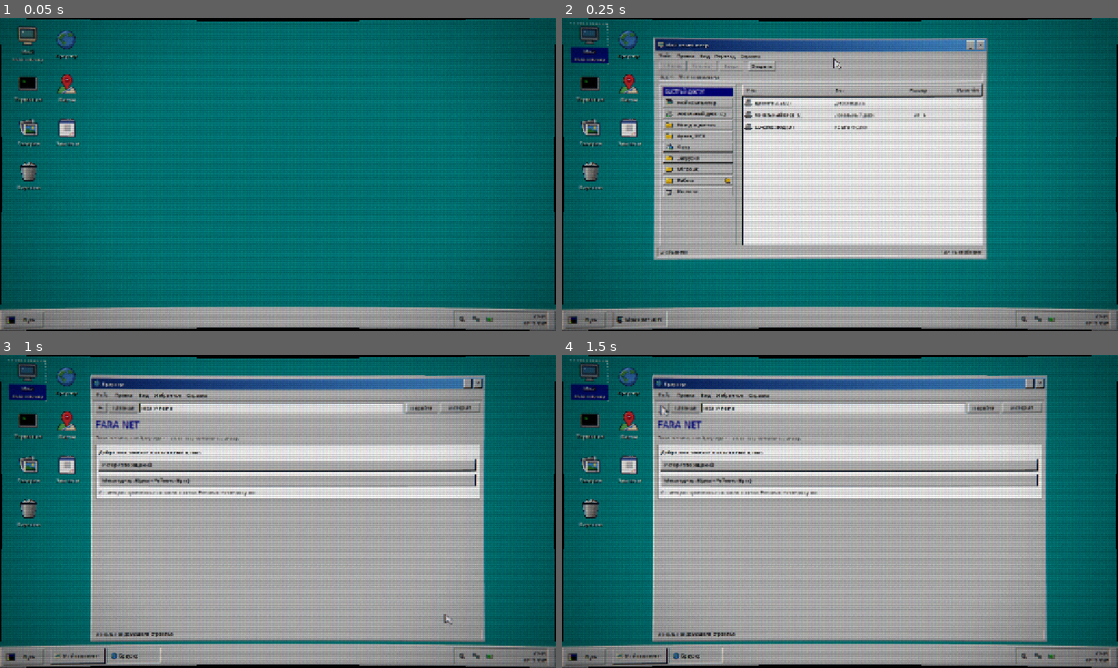
Above: before the commit, frames 1-4 (two rows, left to right).
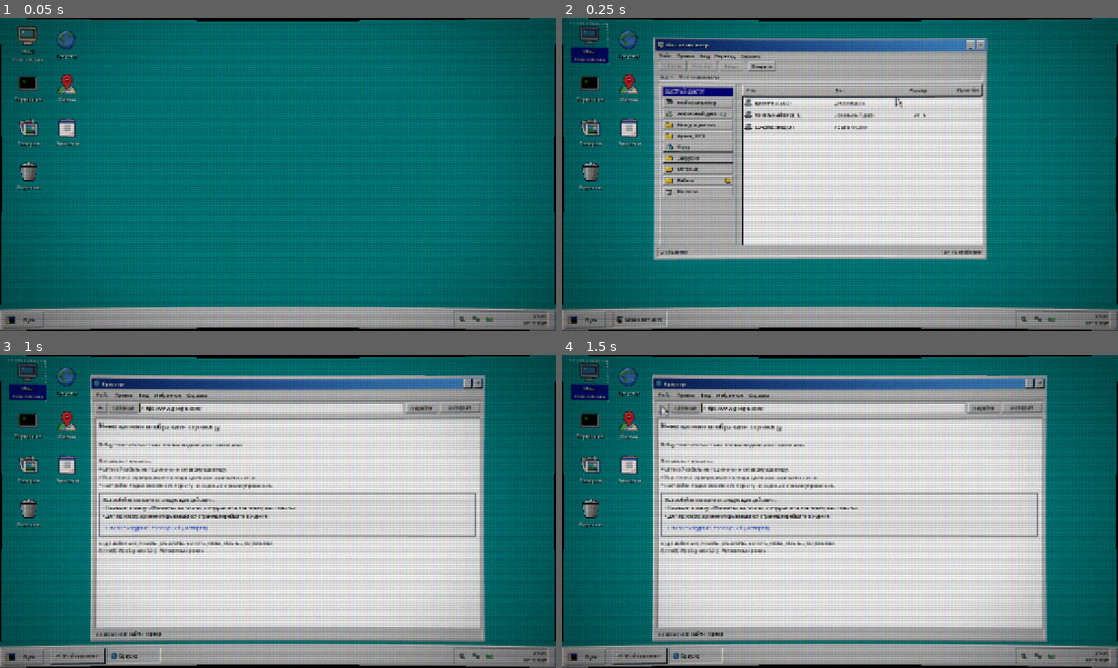
Above: after the commit, the same moments.

Repository: nikkey31/root_access
Game: Godot game, scene res://tools/test_interactions.tscn
Two runs of this game, one before a commit and one after it. Both use one fixed random seed, a clock stepped at 60 frames per second and the inputs below. This scene is started directly instead of the project's main scene.
Inputs:
- Up to frame 1 (0.05 s): no input
- Up to frame 2 (0.25 s): no input
- Up to frame 3 (1 s): click "_" at 0.5 s
- Up to frame 4 (1.5 s): click "←" at 1.25 s

Frame 1 is identical in both runs. In frame 2, less than 0.1% of the frame differs, in the area x 48-62%, y 12-29%; in frame 3, 39%; in frame 4, 39%, in the area x 17-87%, y 16-90%.
Error before the commit: Cannot call method 'get_child' on a null value. (res://tools/test_interactions.gd:156)
Error after the commit: Invalid call. Nonexistent function 'get_children' in base 'Nil'. (res://tools/test_interactions.gd:156)

Commit message:
fix(ui,input): fix mouse drag freeze, enable two-finger/wheel scrolling in Notes, hide пароли.txt in middle, and polish browser with offline error page

Diff:
--- a/data/files.json
+++ b/data/files.json
@@ -27,12 +27,12 @@
     "/C:/Мои документы": {
       "type": "dir",
       "children": [
-        "пароли.txt",
         "список_дел.txt",
         "дела_на_неделю.txt",
         "покупки.txt",
         "контакты.txt",
         "гараж_инвентарь.txt",
+        "пароли.txt",
         "долги.txt",
         "рецепт_плова.txt",
         "черновик_объявления.txt",
@@ -224,12 +224,12 @@
     ]
   },
   "browser_history": [
-    {"title": "Мессенджер (Web): Юджин Рейвенс (Брат)", "time": "02.10 01:48", "kind": "messenger"},
     {"title": "как безвозвратно стереть жёсткий диск", "time": "02.10 01:20"},
     {"title": "прогноз погоды ночью дождь", "time": "01.10 23:05"},
     {"title": "купить хлороформ дешево оптом", "time": "01.10 22:40", "thought_key": "history_chloroform"},
     {"title": "как приготовить плов в казане", "time": "01.10 19:30"},
     {"title": "сколько стоит замена ремня ГРМ", "time": "01.10 18:12"},
+    {"title": "веб-мессенджер: диалог с Юджином Рейвенсом", "time": "01.10 17:45", "kind": "messenger"},
     {"title": "аренда ячейки в банке условия", "time": "30.09 19:12"},
     {"title": "как зашифровать файл паролем", "time": "30.09 12:30"},
     {"title": "кот чихает видео", "time": "30.09 09:40"},
--- a/scripts/apps/browser.gd
+++ b/scripts/apps/browser.gd
@@ -96,37 +96,66 @@
 func show_home() -> void:
 	_clear_content()
 	current_view = "home"
-	address.text = "local://home"
-	_set_status("Локальная домашняя страница")
+	address.text = "http://www.google.com/"
+	_set_status("Невозможно найти сервер")
 
 	var page := VBoxContainer.new()
-	page.add_theme_constant_override("separation", 8)
+	page.add_theme_constant_override("separation", 10)
 	content.add_child(page)
 
-	var title := _make_heading("FARA NET", 22, C_NAVY)
-	page.add_child(title)
-	var subtitle := _make_label("Локальный архив браузера · только сохранённые страницы", 11, C_DARK_GRAY)
-	page.add_child(subtitle)
-
 	var panel := _make_white_panel()
+	panel.size_flags_vertical = Control.SIZE_EXPAND_FILL
 	page.add_child(panel)
+
 	var inner := VBoxContainer.new()
-	inner.add_theme_constant_override("separation", 8)
+	inner.add_theme_constant_override("separation", 10)
 	panel.add_child(inner)
 
-	var welcome := _make_label("Добро пожаловать в локальный архив.", 12, Color.BLACK)
-	inner.add_child(welcome)
-	var history_btn := _make_action_button("История посещений")
-	history_btn.pressed.connect(show_history)
-	inner.add_child(history_btn)
-	var messenger_btn := _make_action_button("Мессенджер: Юджин Рейвенс (Брат)")
-	messenger_btn.tooltip_text = "Открыть сохранённую сессию веб-мессенджера"
-	messenger_btn.pressed.connect(open_messenger)
-	inner.add_child(messenger_btn)
-
-	var note := _make_label("Страницы открываются из локального кэша. Внешняя сеть недоступна.", 10, C_DARK_GRAY)
-	note.autowrap_mode = TextServer.AUTOWRAP_WORD_SMART
-	inner.add_child(note)
+	var title := _make_heading("Невозможно отобразить страницу", 16, Color(0.1, 0.1, 0.1))
+	inner.add_child(title)
+
+	var sep := HSeparator.new()
+	inner.add_child(sep)
+
+	var desc := _make_label("Веб-узел не отвечает или сетевое подключение отключено.\n\nВозможные причины:\n• Сетевой кабель не подключен к сетевому адаптеру.\n• Удалённый сервер временно недоступен или отключен от сети.\n• Настройки подключения к Интернету не заданы в панели управления.", 11, Color(0.2, 0.2, 0.2))
+	desc.autowrap_mode = TextServer.AUTOWRAP_WORD_SMART
+	inner.add_child(desc)
+
+	var hint_box := PanelContainer.new()
+	var hint_style := StyleBoxFlat.new()
+	hint_style.bg_color = Color(0.96, 0.96, 0.96)
+	hint_style.border_width_left = 1
+	hint_style.border_width_top = 1
+	hint_style.border_width_right = 1
+	hint_style.border_width_bottom = 1
+	hint_style.border_color = C_GRAY
+	hint_style.content_margin_left = 8
+	hint_style.content_margin_top = 8
+	hint_style.content_margin_right = 8
+	hint_style.content_margin_bottom = 8
+	hint_box.add_theme_stylebox_override("panel", hint_style)
+	inner.add_child(hint_box)
+
+	var hint_vbox := VBoxContainer.new()
+	hint_vbox.add_theme_constant_override("separation", 6)
+	hint_box.add_child(hint_vbox)
+
+	var hint_text := _make_label("Попробуйте выполнить следующие действия:\n• Нажмите кнопку «Обновить» на панели инструментов для повторной попытки.\n• Для просмотра ранее открывавшихся страниц перейдите в журнал:", 11, Color.BLACK)
+	hint_text.autowrap_mode = TextServer.AUTOWRAP_WORD_SMART
+	hint_vbox.add_child(hint_text)
+
+	var history_link := Button.new()
+	history_link.flat = true
+	history_link.text = "Открыть журнал посещений (История)"
+	history_link.alignment = HORIZONTAL_ALIGNMENT_LEFT
+	history_link.mouse_default_cursor_shape = Control.CURSOR_POINTING_HAND
+	history_link.add_theme_color_override("font_color", Color(0.0, 0.2, 0.85))
+	history_link.add_theme_color_override("font_hover_color", Color(0.85, 0.0, 0.0))
+	history_link.pressed.connect(show_history)
+	hint_vbox.add_child(history_link)
+
+	var tech_info := _make_label("Код ошибки: ERR_INTERNET_DISCONNECTED / DNS_PROBE_FINISHED_NO_INTERNET\nRetroOS Web Explorer 5.0  |  Автономный режим", 10, C_DARK_GRAY)
+	inner.add_child(tech_info)
 
 func show_history() -> void:
 	_clear_content()
@@ -151,6 +180,23 @@
 	scroll.size_flags_horizontal = Control.SIZE_EXPAND_FILL
 	scroll.size_flags_vertical = Control.SIZE_EXPAND_FILL
 	scroll.horizontal_scroll_mode = ScrollContainer.SCROLL_MODE_DISABLED
+	scroll.gui_input.connect(func(event: InputEvent) -> void:
+		var v_bar := scroll.get_v_scroll_bar()
+		if not v_bar:
+			return
+		if event is InputEventPanGesture:
+			v_bar.value += event.delta.y * 30.0
+			accept_event()
+		elif event is InputEventMouseButton:
+			var mb := event as InputEventMouseButton
+			if mb.is_pressed():
+				if mb.button_index == MOUSE_BUTTON_WHEEL_UP:
+					v_bar.value -= v_bar.step * 3.0
+					accept_event()
+				elif mb.button_index == MOUSE_BUTTON_WHEEL_DOWN:
+					v_bar.value += v_bar.step * 3.0
+					accept_event()
+	)
 	page.add_child(scroll)
 
 	history_rows = VBoxContainer.new()
@@ -187,42 +233,46 @@
 		return
 	var title := str(entry.get("title", "Без названия"))
 	var time := str(entry.get("time", ""))
-	var is_messenger := title.to_lower().contains("мессенджер") or title.to_lower().contains("юджин")
 
 	var row := Button.new()
 	row.flat = true
-	row.text = "%s    %s%s" % [time, title, "    [открыть чат]" if is_messenger else ""]
+	row.text = "%s    %s" % [time, title]
 	row.alignment = HORIZONTAL_ALIGNMENT_LEFT
 	row.clip_text = true
 	row.focus_mode = Control.FOCUS_NONE
 	row.mouse_default_cursor_shape = Control.CURSOR_POINTING_HAND
-	row.custom_minimum_size = Vector2(0, 30)
+	row.custom_minimum_size = Vector2(0, 26)
 	row.add_theme_font_size_override("font_size", 11)
-	row.tooltip_text = "Открыть сохранённую страницу" if not is_messenger else "Открыть чат с Юджином"
-
+	row.tooltip_text = title
+
+	# Единый стиль классических синих гиперссылок для всех записей
 	var normal := StyleBoxFlat.new()
-	normal.bg_color = Color(0.86, 0.92, 1.0, 1.0) if is_messenger else Color(1, 1, 1, 0)
+	normal.bg_color = Color(1, 1, 1, 0)
 	normal.content_margin_left = 6.0
-	normal.content_margin_top = 3.0
+	normal.content_margin_top = 2.0
 	normal.content_margin_right = 6.0
-	normal.content_margin_bottom = 3.0
-	normal.border_width_left = 3 if is_messenger else 0
-	normal.border_color = C_NAVY
+	normal.content_margin_bottom = 2.0
 	row.add_theme_stylebox_override("normal", normal)
 
 	var hover := StyleBoxFlat.new()
-	hover.bg_color = C_NAVY
+	hover.bg_color = Color(0.9, 0.94, 1.0, 0.7)
 	hover.content_margin_left = 6.0
-	hover.content_margin_top = 3.0
+	hover.content_margin_top = 2.0
 	hover.content_margin_right = 6.0
-	hover.content_margin_bottom = 3.0
+	hover.content_margin_bottom = 2.0
 	row.add_theme_stylebox_override("hover", hover)
-	var pressed := hover.duplicate() as StyleBoxFlat
-	pressed.bg_color = C_DARK_NAVY
+
+	var pressed := StyleBoxFlat.new()
+	pressed.bg_color = Color(0.82, 0.88, 0.98, 1.0)
+	pressed.content_margin_left = 6.0
+	pressed.content_margin_top = 2.0
+	pressed.content_margin_right = 6.0
+	pressed.content_margin_bottom = 2.0
 	row.add_theme_stylebox_override("pressed", pressed)
-	row.add_theme_color_override("font_color", C_NAVY if is_messenger else Color.BLACK)
-	row.add_theme_color_override("font_hover_color", C_WHITE)
-	row.add_theme_color_override("font_pressed_color", C_WHITE)
+
+	row.add_theme_color_override("font_color", Color(0.0, 0.2, 0.85))
+	row.add_theme_color_override("font_hover_color", Color(0.85, 0.0, 0.0))
+	row.add_theme_color_override("font_pressed_color", Color(0.5, 0.0, 0.5))
 	row.pressed.connect(_on_history_row_pressed.bind(index))
 	history_rows.add_child(row)
 
@@ -231,7 +281,7 @@
 		return
 	var entry: Dictionary = history[index]
 	var title := str(entry.get("title", ""))
-	if title.to_lower().contains("мессенджер") or title.to_lower().contains("юджин"):
+	if entry.get("kind", "") == "messenger" or title.to_lower().contains("мессенджер") or title.to_lower().contains("юджин") or title.to_lower().contains("eugene"):
 		open_messenger()
 	else:
 		_show_page_stub(entry)
@@ -311,6 +361,23 @@
 	chat_scroll.size_flags_horizontal = Control.SIZE_EXPAND_FILL
 	chat_scroll.size_flags_vertical = Control.SIZE_EXPAND_FILL
 	chat_scroll.horizontal_scroll_mode = ScrollContainer.SCROLL_MODE_DISABLED
+	chat_scroll.gui_input.connect(func(event: InputEvent) -> void:
+		var v_bar := chat_scroll.get_v_scroll_bar()
+		if not v_bar:
+			return
+		if event is InputEventPanGesture:
+			v_bar.value += event.delta.y * 30.0
+			accept_event()
+		elif event is InputEventMouseButton:
+			var mb := event as InputEventMouseButton
+			if mb.is_pressed():
+				if mb.button_index == MOUSE_BUTTON_WHEEL_UP:
+					v_bar.value -= v_bar.step * 3.0
+					accept_event()
+				elif mb.button_index == MOUSE_BUTTON_WHEEL_DOWN:
+					v_bar.value += v_bar.step * 3.0
+					accept_event()
+	)
 	page.add_child(chat_scroll)
 
 	message_rows = VBoxContainer.new()
--- a/scripts/apps/notes.gd
+++ b/scripts/apps/notes.gd
@@ -17,12 +17,12 @@
 const ICON_FILE := preload("res://assets/icons/file_text.png")
 
 const DEFAULT_NOTES: Array[String] = [
-	"пароли.txt",
 	"список_дел.txt",
 	"дела_на_неделю.txt",
 	"покупки.txt",
 	"контакты.txt",
 	"гараж_инвентарь.txt",
+	"пароли.txt",
 	"долги.txt",
 	"рецепт_плова.txt",
 	"черновик_объявления.txt",
@@ -35,6 +35,8 @@
 func _ready() -> void:
 	_populate_notes_list()
 	notes_list.item_selected.connect(_on_note_selected)
+	notes_list.gui_input.connect(_on_notes_list_gui_input)
+	text_display.gui_input.connect(_on_text_display_gui_input)
 
 	if notes_list.item_count > 0:
 		notes_list.select(0)
@@ -42,6 +44,40 @@
 
 	if GameState:
 		GameState.is_notes_opened = true
+
+func _on_notes_list_gui_input(event: InputEvent) -> void:
+	var scroll := notes_list.get_v_scroll_bar()
+	if not scroll:
+		return
+	if event is InputEventPanGesture:
+		scroll.value += event.delta.y * 30.0
+		accept_event()
+	elif event is InputEventMouseButton:
+		var mb := event as InputEventMouseButton
+		if mb.is_pressed():
+			if mb.button_index == MOUSE_BUTTON_WHEEL_UP:
+				scroll.value -= scroll.step * 3.0
+				accept_event()
+			elif mb.button_index == MOUSE_BUTTON_WHEEL_DOWN:
+				scroll.value += scroll.step * 3.0
+				accept_event()
+
+func _on_text_display_gui_input(event: InputEvent) -> void:
+	var scroll := text_display.get_v_scroll_bar()
+	if not scroll:
+		return
+	if event is InputEventPanGesture:
+		scroll.value += event.delta.y * 30.0
+		accept_event()
+	elif event is InputEventMouseButton:
+		var mb := event as InputEventMouseButton
+		if mb.is_pressed():
+			if mb.button_index == MOUSE_BUTTON_WHEEL_UP:
+				scroll.value -= scroll.step * 3.0
+				accept_event()
+			elif mb.button_index == MOUSE_BUTTON_WHEEL_DOWN:
+				scroll.value += scroll.step * 3.0
+				accept_event()
 
 func _populate_notes_list() -> void:
 	notes_list.clear()
--- a/scripts/desktop/desktop.gd
+++ b/scripts/desktop/desktop.gd
@@ -650,7 +650,7 @@
 		return
 	crt_layer.visible = crt_enabled
 	crt_cursor.visible = false
-	input_catcher.mouse_filter = Control.MOUSE_FILTER_STOP if crt_enabled else Control.MOUSE_FILTER_IGNORE
+	input_catcher.mouse_filter = Control.MOUSE_FILTER_IGNORE
 	if not crt_enabled:
 		_set_os_cursor_hidden(false)
 		return
@@ -782,10 +782,18 @@
 		return
 
 	if event is InputEventMouse:
-		if crt_enabled and not _forwarding_input:
-			# Сырые экранные координаты обрабатывает InputCatcher.
-			return
-		if not crt_enabled:
+		var mouse_event := event as InputEventMouse
+		var screen_point := mouse_event.position
+		if crt_enabled:
+			var mapped := crt_screen_to_ui(screen_point)
+			if event is InputEventMouseMotion:
+				var motion := event as InputEventMouseMotion
+				var previous := crt_screen_to_ui(screen_point - motion.relative)
+				motion.relative = mapped - previous
+			mouse_event.position = mapped
+			mouse_event.global_position = mapped
+			_update_crt_cursor(mapped, screen_point)
+		else:
 			crt_cursor.visible = false
 
 	if not (event is InputEventMouseButton):
--- a/tools/test_interactions.gd
+++ b/tools/test_interactions.gd
@@ -65,7 +65,7 @@
 	_check(moved.x > 60.0 and moved.y > 30.0, "Окно перетаскивается за заголовок (сдвиг %s)" % moved)
 
 	# 3. Сворачивание и восстановление с панели задач.
-	var minimize_point := window.global_position + Vector2(window.size.x - 45, 13)
+	var minimize_point := window.btn_minimize.global_position + window.btn_minimize.size * 0.5
 	await _click(minimize_point)
 	await get_tree().process_frame
 	_check(not window.visible, "Кнопка «Свернуть» скрывает окно")
@@ -77,7 +77,7 @@
 		_check(window.visible and window.is_active, "Клик по панели задач восстанавливает окно")
 
 	# 4. Закрытие крестиком.
-	var close_point := window.global_position + Vector2(window.size.x - 14, 13)
+	var close_point := window.btn_close.global_position + window.btn_close.size * 0.5
 	await _click(close_point)
 	await get_tree().process_frame
 	_check(desktop._windows.is_empty(), "Крестик закрывает окно")
@@ -149,15 +149,20 @@
 	desktop.open_app("browser")
 	await get_tree().process_frame
 	var browser_window := desktop._find_window("browser")
-	var browser := browser_window.content_container.get_child(0) as BrowserApp
+	var browser = browser_window.content_container.get_child(0)
 	await _click(browser.history_button.global_position + browser.history_button.size * 0.5)
 	await get_tree().process_frame
-	_check(browser.current_view == "history", "Кнопка «История» открывает историю браузера")
-	var messenger_row := browser.history_rows.get_child(3) as Button
-	await _click(messenger_row.global_position + messenger_row.size * 0.5)
-	await get_tree().process_frame
-	_check(browser.current_view == "messenger", "Клик по истории мессенджера открывает чат с Юджином")
-	_check(browser.messenger_banner != null and browser.messenger_banner.text.contains("30 дней"), "В чате видна плашка об удалённых сообщениях")
+	var messenger_row: Button = null
+	for child in browser.history_rows.get_children():
+		if child is Button and (child.text.to_lower().contains("рейвенс") or child.text.to_lower().contains("eugene") or child.text.to_lower().contains("мессенджер")):
+			messenger_row = child
+			break
+	_check(messenger_row != null, "Строка мессенджера найдена в истории")
+	if messenger_row:
+		await _click(messenger_row.global_position + messenger_row.size * 0.5)
+		await get_tree().process_frame
+		_check(browser.current_view == "messenger", "Клик по истории мессенджера открывает чат с Юджином")
+		_check(browser.messenger_banner != null and browser.messenger_banner.text.contains("30 дней"), "В чате видна плашка об удалённых сообщениях")
 	browser_window.close()
 
 	_finish()
Not shown, changed: docs/ТРПОПР2.docx
